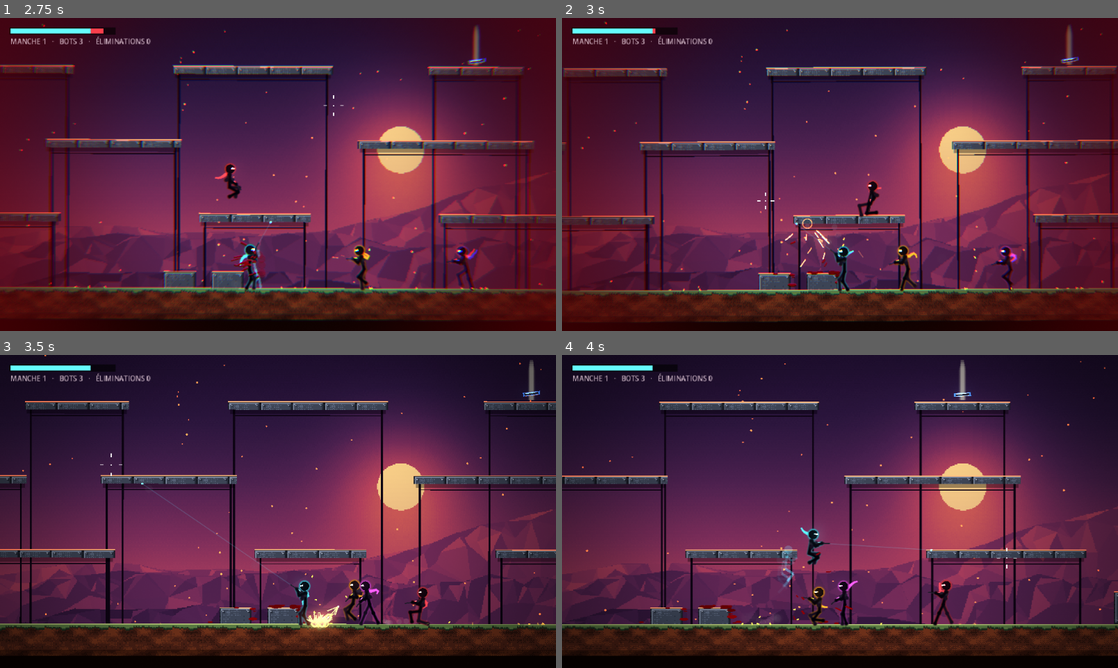
Above: before the commit, frames 1-4 (two rows, left to right).
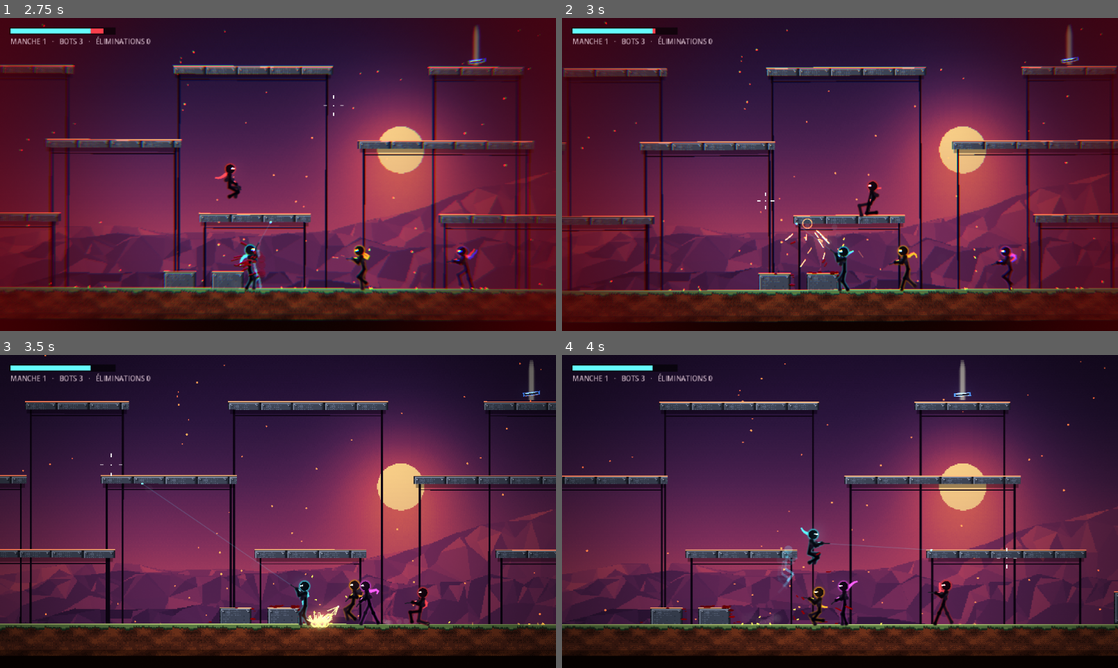
Above: after the commit, the same moments.

Repository: Chrlstopher-c/rixe
Game: Godot game, scene res://game/main.tscn
The game is run twice, just before and just after one commit, with the same random seed, the same clock (stepped at 60 frames per second) and the same inputs.
Inputs (mouse positions are in pixels of both pictures, inside the frame that each line leads up to):
- Up to frame 1 (2.75 s): tap Enter at 0.5 s; move the mouse to (400, 158) at 0.52 s; hold D (right) 0.53-1.25 s; hold J (fire) 0.53-1.25 s; click (400, 158) at 0.67 s; tap W (jump) at 0.77 s; tap E (melee) at 0.8, 2.3 s; drag from (166, 190) to (250, 237) at 1.27 s; move the mouse to (333, 105) at 2.02 s; hold A (left) from 2.03 s (still down); tap Shift (dash) at 2.1 s
- Up to frame 2 (3 s): release A (left) at 2.75 s; drag from (812, 237) to (673, 127) at 2.77 s
- Up to frame 3 (3.5 s): no input
- Up to frame 4 (4 s): move the mouse to (1006, 558) at 3.52 s; hold D (right) from 3.53 s (still down); tap E (melee) at 3.6 s; tap W (jump) at 3.77 s

Frame 1 is identical in both runs. In frame 2, less than 0.1% of the frame differs, in the area x 37-51%, y 80-87%; in frame 3, less than 0.1%; in frame 4, less than 0.1%, in the area x 13-50%, y 79-86%.

Commit message:
Scène de démo scriptée (gore), flash de coup adouci, flaques plus discrètes
Co-Authored-By: Claude Opus 5.5 (1M context) <noreply@anthropic.com>
Claude-Session: https://claude.ai/code/session_019E4BjX7ceCbkbFqNjaL8nD

Diff:
--- a/fighters/fighter.gd
+++ b/fighters/fighter.gd
@@ -211,7 +211,7 @@
 	_since_hit = 0.0
 	hp -= res.dmg
 	velocity += dir * knock
-	hit_flash = 0.07
+	hit_flash = 0.045
 	recent_hit = 0.6
 	Effects.blood(at, dir, int(3 + res.dmg * 0.4))
 	Sfx.play("flesh", at, -3.0, 0.2)
--- a/fighters/stick_rig.gd
+++ b/fighters/stick_rig.gd
@@ -182,7 +182,7 @@
 	_draw_ghosts()
 	if has("head"):
 		_draw_scarf()
-	var c := BODY if fighter.hit_flash <= 0.0 else Color(2.4, 2.4, 2.4)
+	var c := BODY if fighter.hit_flash <= 0.0 else BODY.lerp(Color(2.2, 2.0, 2.0), 0.55)
 	var back := c.lerp(Color(0.2, 0.13, 0.25), 0.35)
 	var bf := 1 if fighter.facing > 0 else 0
 	_outline()
--- a/fx/fx_layer.gd
+++ b/fx/fx_layer.gd
@@ -87,7 +87,7 @@
 	var next := p.pos + p.vel * delta
 	if (p.kind == Kind.BLOOD or p.kind == Kind.SHELL) and Juice.arena.solid_at(next):
 		if p.kind == Kind.BLOOD:
-			Juice.stains.add(p.pos, p.size * randf_range(0.9, 1.8), p.color)
+			Juice.stains.add(p.pos, p.size * randf_range(0.6, 1.2), p.color)
 			return false
 		p.vel = Vector2(p.vel.x * 0.5, -absf(p.vel.y) * 0.35)
 		p.spin *= 0.5
--- a/game/main.gd
+++ b/game/main.gd
@@ -25,10 +25,10 @@
 	_parse_args()
 	_build()
 	Juice.fighter_killed.connect(_on_killed)
+	_set_hd(Juice.hd)
 	if _tests != "":
 		add_child(preload("res://tests/test_runner.gd").new(self, _tests))
 		return
-	_set_hd(Juice.hd)
 	_start_round()
 
 
@@ -143,6 +143,12 @@
 	Juice.arena.generate_flat()
 
 
+func follow(f: Fighter) -> void:
+	_camera.target = f
+	_camera.snap_to(f.global_position + Vector2(0, -34))
+	_hud.player = f
+
+
 func spawn_test_fighter(pos: Vector2, brain: RefCounted, weapon: String = "rifle", is_player: bool = true) -> Fighter:
 	var f := _spawn("Test", pos, PLAYER_COLOR, brain, weapon, is_player)
 	f.shield = 0.0
--- a/tests/test_runner.gd
+++ b/tests/test_runner.gd
@@ -9,7 +9,7 @@
 
 func _init(game: Node, names: String) -> void:
 	main = game
-	for path in ["res://tests/test_movement.gd", "res://tests/test_combat.gd", "res://tests/test_audio.gd", "res://tests/test_melee.gd", "res://tests/test_pickup.gd"]:
+	for path in ["res://tests/test_movement.gd", "res://tests/test_combat.gd", "res://tests/test_audio.gd", "res://tests/test_melee.gd", "res://tests/test_pickup.gd", "res://tests/test_showcase.gd"]:
 		var suite: Object = load(path).new()
 		_suites.append(suite)
 	_current = names
@@ -21,6 +21,8 @@
 	var ran := 0
 	for suite in _suites:
 		for name: String in suite.names():
+			if _current == "all" and name.begins_with("showcase"):
+				continue
 			if _current != "all" and not (name in _current.split(",")):
 				continue
 			ran += 1
--- /dev/null
+++ b/tests/test_showcase.gd
@@ -0,0 +1,49 @@
+extends RefCounted
+## Démonstration scriptée (à filmer, hors « all ») : jambe arrachée, bras arraché, coup de pied, décapitation au ralenti.
+
+
+func names() -> Array[String]:
+	return ["showcase"]
+
+
+func _fire_at(t: Node, brain: ScriptBrain, target: Variant, joint: String, frames: int) -> void:
+	for i in frames:
+		if not is_instance_valid(target) or not target.alive:
+			break
+		brain.aim = target.rig.to_global(target.rig.j[joint])
+		brain.fire = true
+		await t.frames(1)
+	brain.fire = false
+
+
+func test_showcase(t: Node) -> void:
+	var brain := ScriptBrain.new()
+	var me: Fighter = t.main.spawn_test_fighter(Vector2(480, -10), brain, "rifle", true)
+	var foe_brain := ScriptBrain.new()
+	foe_brain.aim = Vector2(300, -40)
+	var foe: Fighter = t.main.spawn_test_fighter(Vector2(600, -10), foe_brain, "rifle", false)
+	foe.team_color = Color(1.0, 0.25, 0.3)
+	foe.hp = 2000.0
+	foe.body.hp["torso"] = 500.0
+	foe.body.hp["head"] = 999.0
+	t.main.follow(me)
+	await t.frames(90)
+	await _fire_at(t, brain, foe, "knee0", 240)
+	await t.frames(60)
+	await _fire_at(t, brain, foe, "elbow1", 240)
+	await t.frames(60)
+	brain.move = 1.0
+	await t.until(func() -> bool: return not is_instance_valid(foe) or me.global_position.distance_to(foe.global_position) < 22.0, 240)
+	brain.move = 0.0
+	if is_instance_valid(foe):
+		brain.aim = foe.rig.to_global(foe.rig.j.shoulder)
+	brain.press_melee()
+	await t.frames(80)
+	brain.move = -1.0
+	await t.frames(40)
+	brain.move = 0.0
+	if is_instance_valid(foe):
+		foe.body.hp["head"] = 40.0
+	await _fire_at(t, brain, foe, "head", 300)
+	await t.frames(240)
+	t.check(not is_instance_valid(foe) or not foe.alive, "la cible meurt")
Not shown, added: tests/test_showcase.gd.uid
Not shown, changed: EPICS.md
